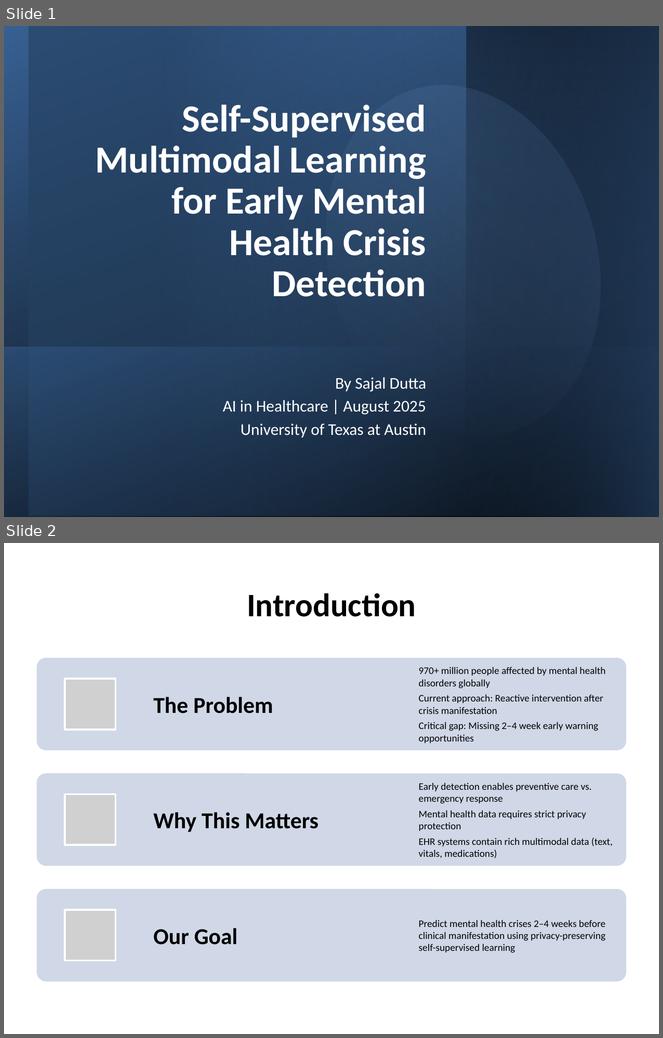
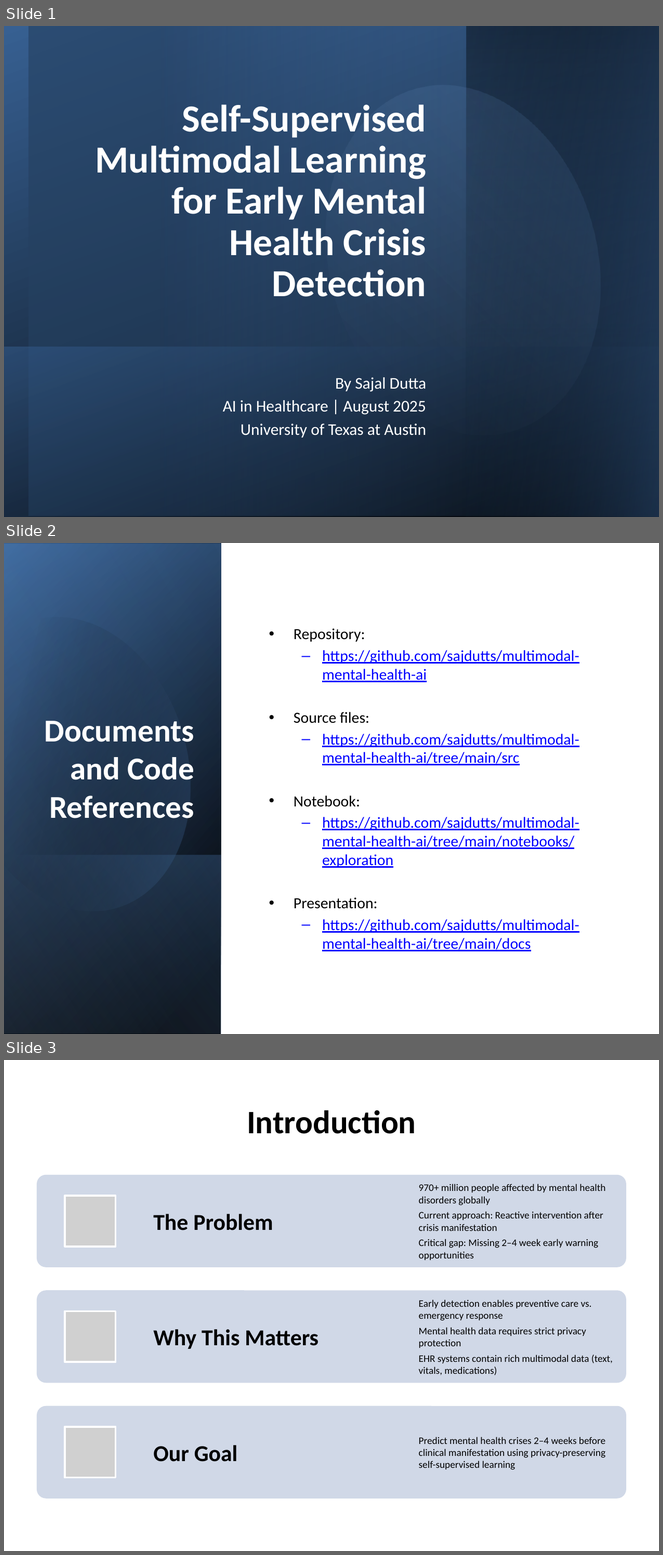
Before and after one commit to sajdutts/multimodal-mental-health-ai, a slide deck: docs/Presentation.pptx. Shown one above the other, each under a label of ours: slides 1 and 2 before the commit, slides 1, 2 and 3 after it. The pictures are 663x1038 and 663x1555 pixels, drawn with LibreOffice and Linux fonts; fonts in the diff are those of the drawing; grey boxes stand for pictures. Boxes give left, top, right and bottom in pixels: in the first picture for what was removed or moved away, otherwise in the second. Text is boxed around its words. In the diff, an @@ line names an element or a change of style, - is before the commit and + after.

```diff
--- a/docs/Presentation.pptx
+++ b/docs/Presentation.pptx
@@ slide 2 added at bbox=[4, 543, 659, 1034], background #FFFFFF @@
@@ rectangle added at bbox=[4, 543, 659, 1034], fill #FFFFFF @@
@@ rectangle added at bbox=[5, 543, 221, 1034], fill gradient #000000 to #376092 @@
@@ rectangle added at bbox=[5, 544, 221, 1034], fill gradient #000000 to #4F81BD @@
@@ rectangle added at bbox=[5, 543, 221, 1033], fill gradient #000000 to #95B3D7 @@
@@ freeform shape added at bbox=[4, 589, 224, 935], fill gradient #000000 to #4F81BD @@
@@ text added at bbox=[294, 628, 580, 952], 17 pt, text #0000FF, underline @@
+• Repository:
+  – https://github.com/sajdutts/multimodal-mental-health-ai
+• Source files:
+  – https://github.com/sajdutts/multimodal-mental-health-ai/tree/main/src
+• Notebook:
+  – https://github.com/sajdutts/multimodal-mental-health-ai/tree/main/notebooks/exploration
+• Presentation:
+  – https://github.com/sajdutts/multimodal-mental-health-ai/tree/main/docs
@@ title added at bbox=[45, 721, 195, 819], 35 pt, text #FFFFFF, bold @@
+Documents and Code References
@@ rectangle added at bbox=[5, 855, 221, 1034], fill gradient #4F81BD to #000000 @@
@@ what was slide 2 is now slide 3 @@
```
Also in this commit, not shown: 3 other files.
